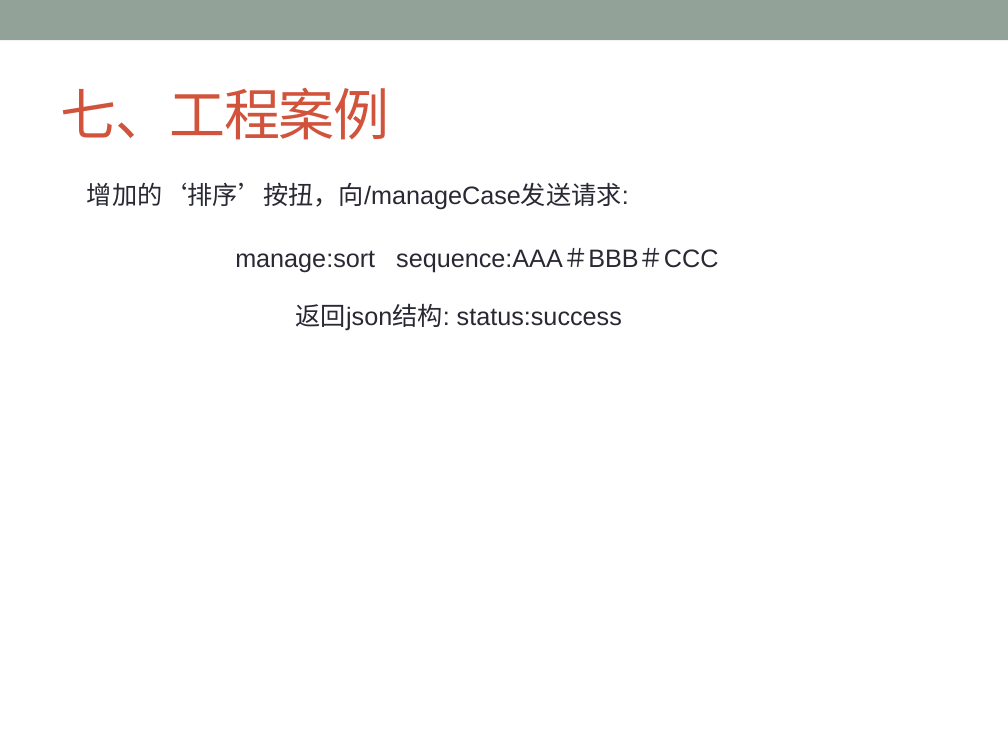
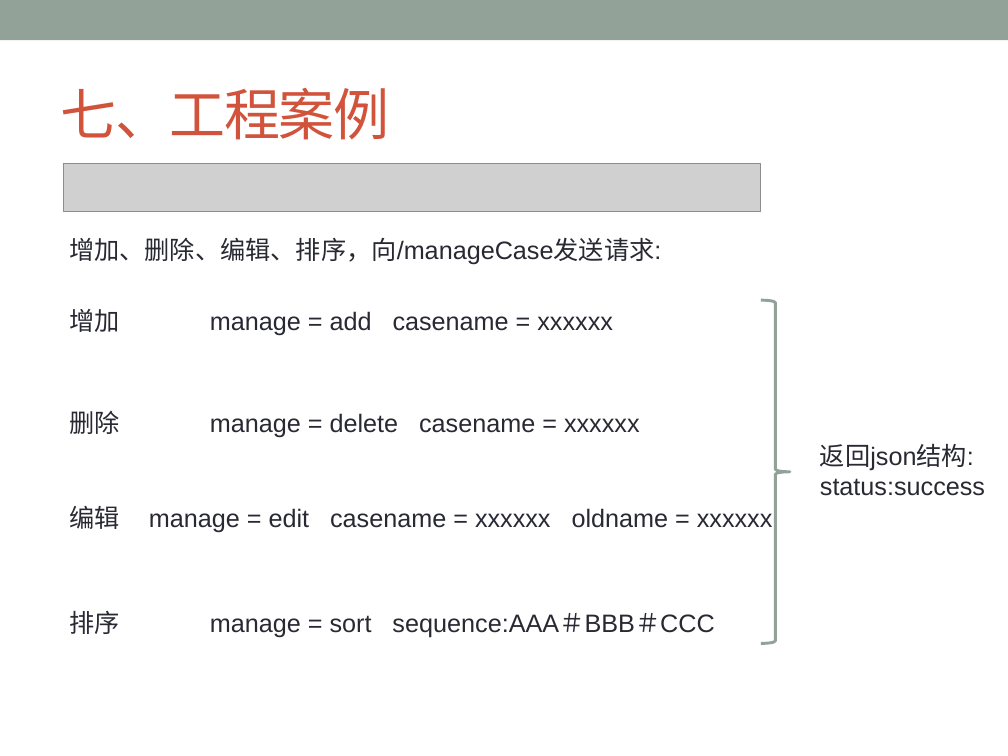
Before and after one commit to ChanSeaThink/LULLGREE, a slide deck: slide 38 of ZSGree前后端逻辑及接口.pptx (slide 39 before the commit). Drawn at 1008x756 pixels with LibreOffice and Linux fonts; fonts in the diff are those of the drawing; grey boxes stand for pictures. Boxes give left, top, right and bottom in pixels: in the first picture for what was removed or moved away, otherwise in the second. Text is boxed around its words. In the diff, an @@ line names an element or a change of style, - is before the commit and + after.

```diff
--- a/ZSGree前后端逻辑及接口.pptx
+++ b/ZSGree前后端逻辑及接口.pptx
@@ picture added at bbox=[64, 164, 761, 212] @@
@@ text at bbox=[69, 238, 661, 265]: text changed @@
-增加的‘排序’按扭，向/manageCase发送请求:
+增加、删除、编辑、排序，向/manageCase发送请求:
@@ text added at bbox=[69, 309, 119, 332], 18 pt, text #292934 @@
+增加
@@ text added at bbox=[210, 311, 613, 335], 18 pt, text #292934 @@
+manage = add casename = xxxxxx
@@ right brace added at bbox=[761, 300, 790, 644], outline #93A299 2.08 pt @@
@@ text added at bbox=[69, 411, 119, 434], 18 pt, text #292934 @@
+删除
@@ text added at bbox=[210, 413, 640, 438], 18 pt, text #292934 @@
+manage = delete casename = xxxxxx
@@ text at bbox=[820, 443, 985, 496]: text changed @@
-返回json结构: status:success
+返回json结构:
+status:success
@@ text added at bbox=[69, 506, 119, 529], 18 pt, text #292934 @@
+编辑
@@ text added at bbox=[149, 508, 773, 533], 18 pt, text #292934 @@
+manage = edit casename = xxxxxx oldname = xxxxxx
@@ text added at bbox=[69, 611, 119, 634], 18 pt, text #292934 @@
+排序
@@ text at bbox=[210, 613, 714, 638]: text changed @@
-manage:sort sequence:AAA＃BBB＃CCC
+manage = sort sequence:AAA＃BBB＃CCC
```
Also in this commit, not shown: 2 other slides changed, 4 slides added, 2 slides removed, 3 other files.
